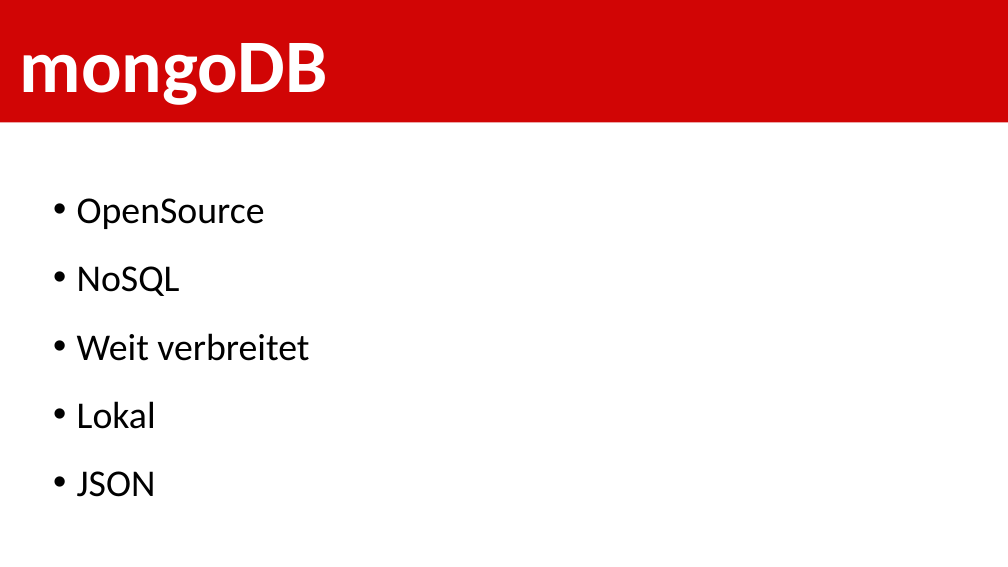
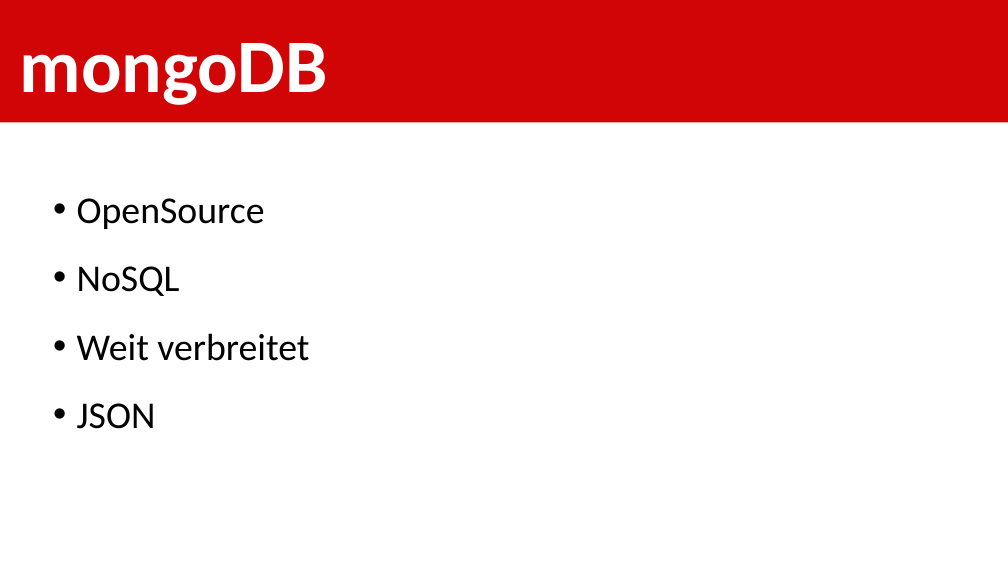
Before and after one commit to shylux/ch.bfh.bti7081.s2015.rot, a slide deck: slide 8 of doc/task09/Softwarearchitektur.pptx (slide 7 before the commit). Drawn at 1008x567 pixels with LibreOffice and Linux fonts; fonts in the diff are those of the drawing. Boxes give left, top, right and bottom in pixels: in the first picture for what was removed or moved away, otherwise in the second. Text is boxed around its words. In the diff, an @@ line names an element or a change of style, - is before the commit and + after.

Commit message:
added presentation

```diff
--- a/doc/task09/Softwarearchitektur.pptx
+++ b/doc/task09/Softwarearchitektur.pptx
@@ text at (77, 401, 156, 429): paragraph removed @@
-• Lokal
```
Also in this commit, not shown: 1 other slide changed, 2 slides added, 1 slide removed.
